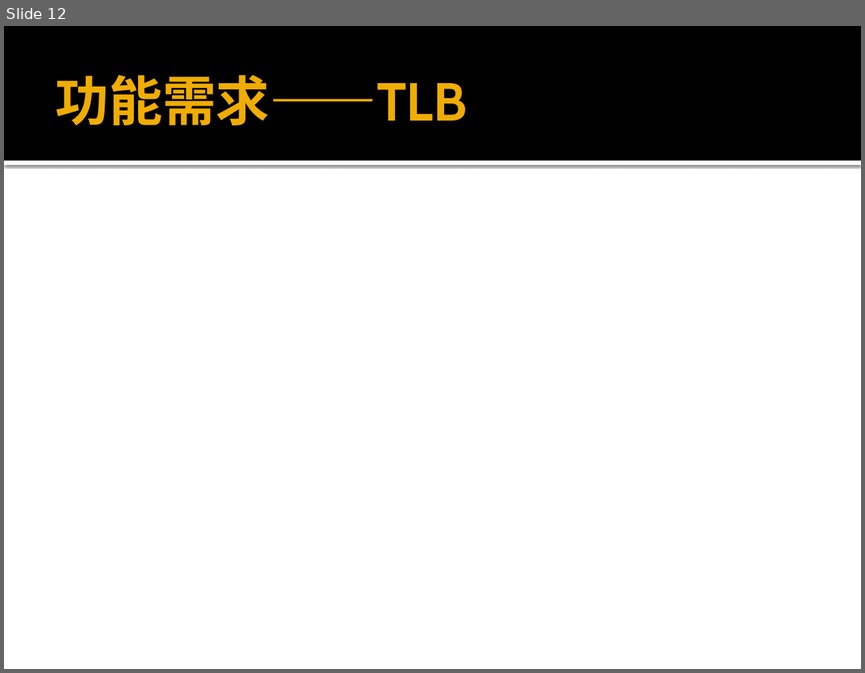
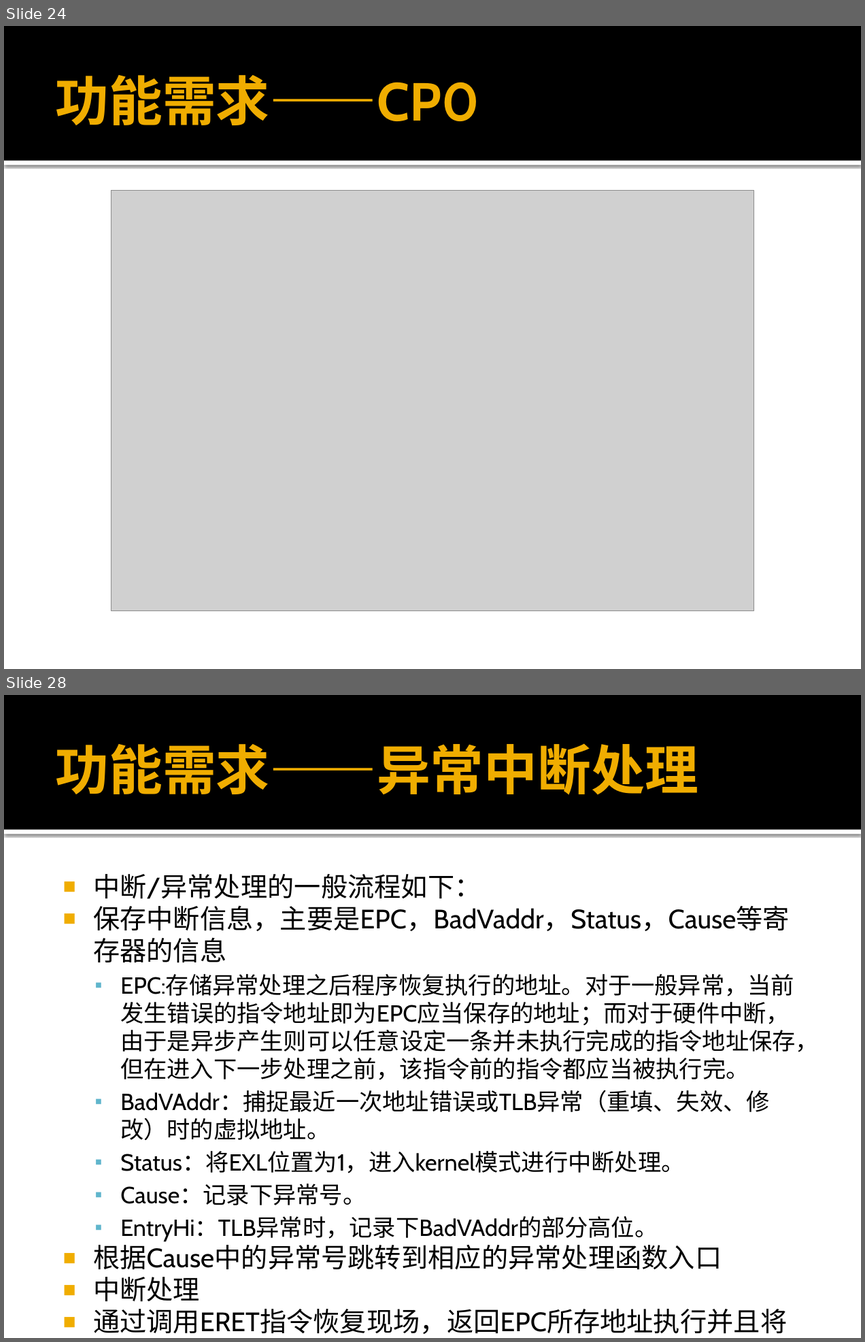
Before and after one commit to xwj95/Atom, a slide deck: report/requirement/32位MIPS综合实验项目需求分析.pptx. Shown one above the other, each under a label of ours: slide 12 before the commit, slides 24 and 28 after it; the slides between them are not shown. The pictures are 865x673 and 865x1342 pixels, drawn with LibreOffice and Linux fonts; fonts in the diff are those of the drawing; grey boxes stand for pictures. Boxes give left, top, right and bottom in pixels: in the first picture for what was removed or moved away, otherwise in the second. Text is boxed around its words. In the diff, an @@ line names an element or a change of style, - is before the commit and + after.

Commit message:
需求分析PPT第一稿

```diff
--- a/report/requirement/32位MIPS综合实验项目需求分析.pptx
+++ b/report/requirement/32位MIPS综合实验项目需求分析.pptx
@@ slide 28 added at (4,695,861,1338), background #FFFFFF; not listed: 2 template elements that a slide beside it also shows @@
@@ title added at (56,743,698,795), 45 pt, text #F0AD00, bold @@
+功能需求——异常中断处理
@@ text added at (93,874,819,1302), 19.6 pt, text #000000 @@
+■ 中断/异常处理的一般流程如下：
+■ 保存中断信息，主要是EPC，BadVaddr，Status，Cause等寄存器的信息
+  ▪ EPC:存储异常处理之后程序恢复执行的地址。对于一般异常，当前发生错误的指令地址即为EPC应当保存的地址；而对于硬件中断，由于是异步产生则可以任意设定一条并未执行完成的指令地址保存，但在进入下一步处理之前，该指令前的指令都应当被执行完。
+  ▪ BadVAddr：捕捉最近一次地址错误或TLB异常（重填、失效、修改）时的虚拟地址。
+  ▪ Status：将EXL位置为1，进入kernel模式进行中断处理。
+  ▪ Cause：记录下异常号。
+  ▪ EntryHi：TLB异常时，记录下BadVAddr的部分高位。
+■ 根据Cause中的异常号跳转到相应的异常处理函数入口
+■ 中断处理
+■ 通过调用ERET指令恢复现场，返回EPC所存地址执行并且将Status中的EXL重置为0表示进入user模式。
@@ what was slide 12 is now slide 24 @@
@@ slide 24 changed as well @@
@@ title at (56,75,479,125): text changed @@
-功能需求——TLB
+功能需求——CP0
@@ picture added at (111,190,753,610) @@
```
Also in this commit, not shown: 20 other slides changed, 21 other slides added, 1 slide removed.
